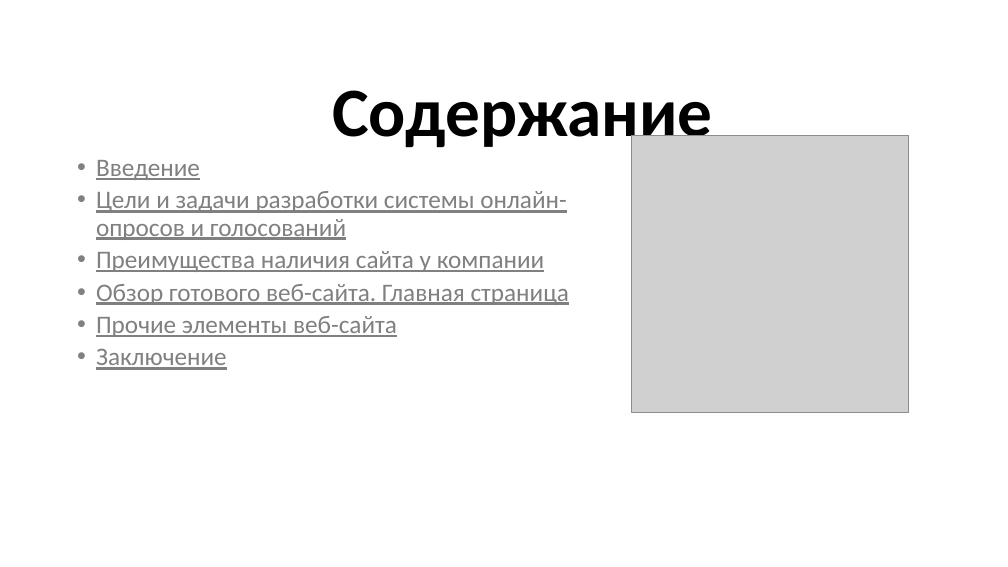
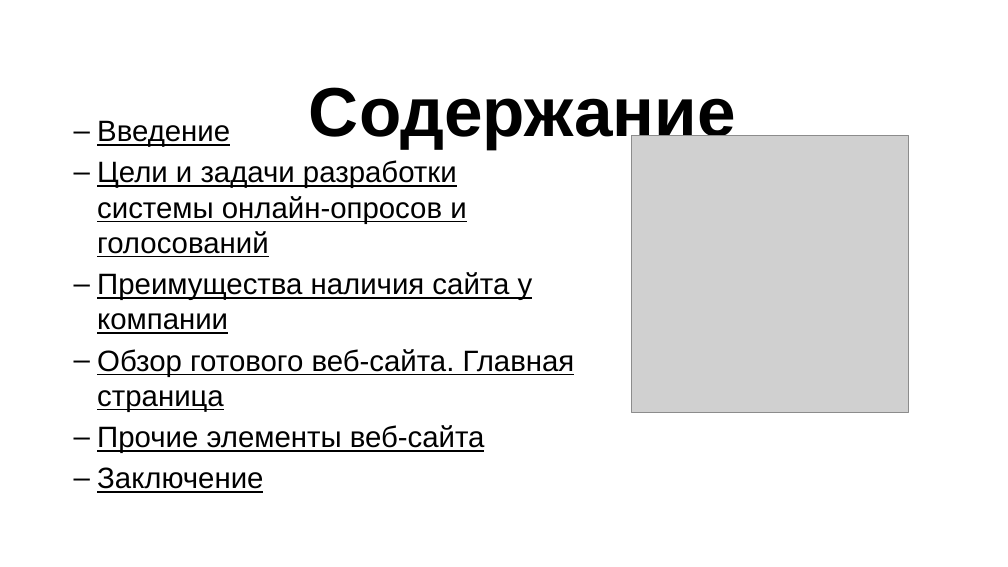
Before and after one commit to huggegg/kursa4, a slide deck: slide 2 of документы курсовой/проект.pptx. Drawn at 1008x567 pixels with LibreOffice and Linux fonts; fonts in the diff are those of the drawing; grey boxes stand for pictures. Boxes give left, top, right and bottom in pixels: in the first picture for what was removed or moved away, otherwise in the second. Text is boxed around its words. In the diff, an @@ line names an element or a change of style, - is before the commit and + after.

```diff
--- a/документы курсовой/проект.pptx
+++ b/документы курсовой/проект.pptx
@@ title "Содержание" at box(309, 87, 736, 149): font Calibri to Arial @@
@@ text "Введение": place and size @@
-text "Введение" at box(96, 160, 569, 370)
+text "Введение" at box(97, 120, 575, 453)
@@ text "Введение" at box(97, 120, 575, 453): size 24 to 28 pt, font Calibri to Arial, text colour #808080 to #000000; bullet • to –; line spacing 0.9 to 1 @@
```
Also in this commit, not shown: 8 other slides changed, 5 slides added, 4 slides removed.
